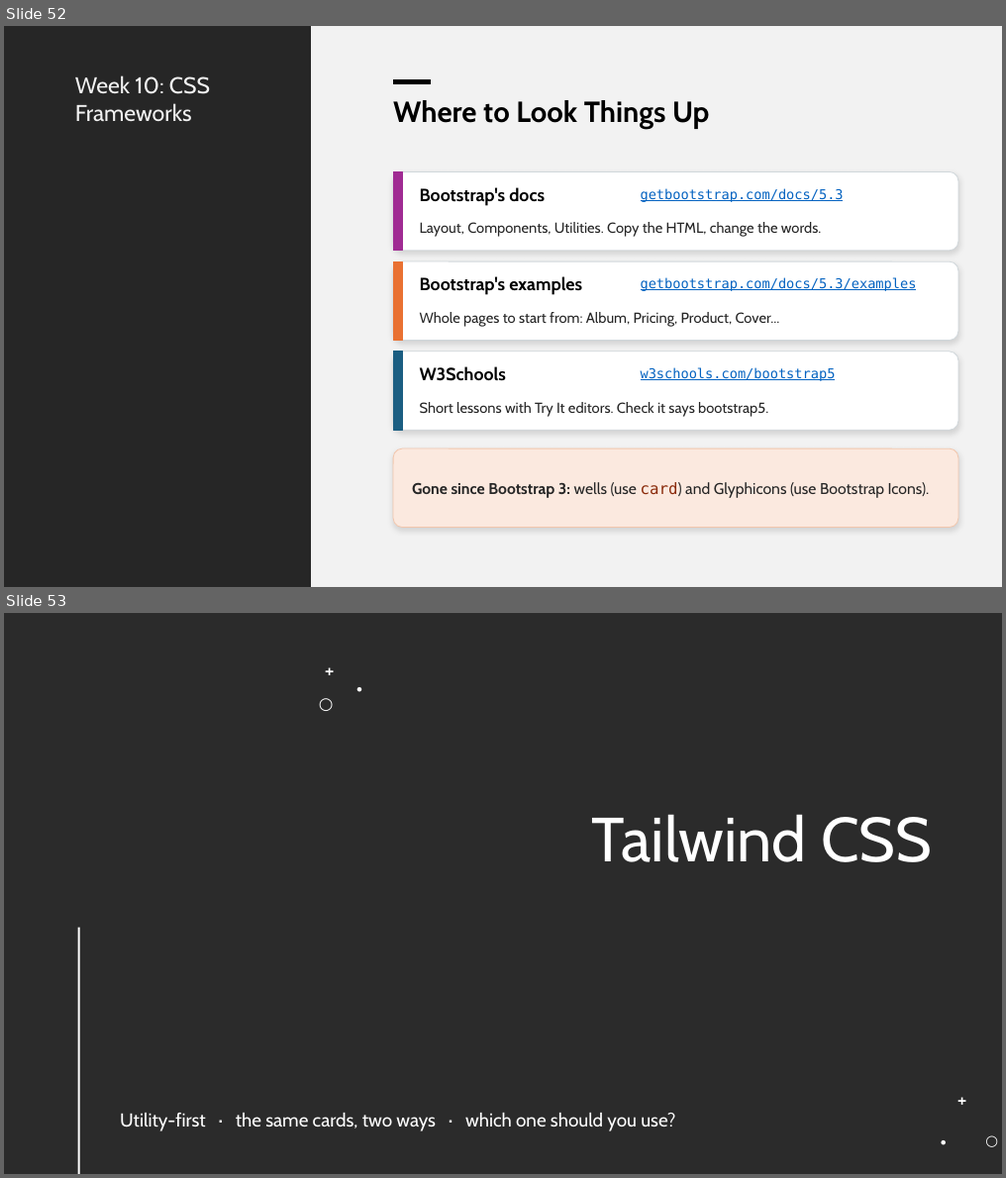
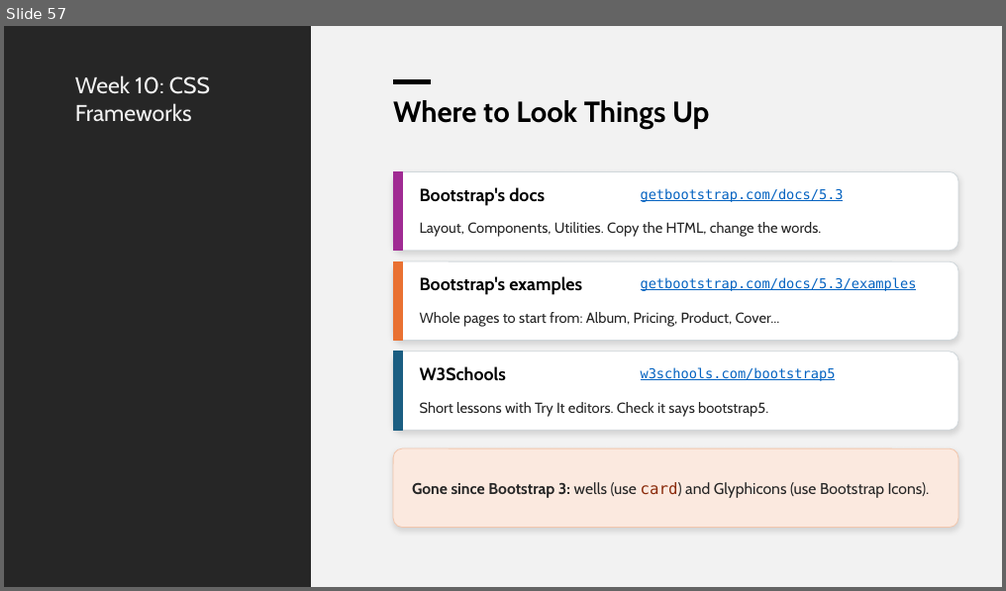
Before and after one commit to x97gfq/WEBD1000_Fall2026, a slide deck: 10_CSS_Frameworks/CSS_Frameworks_Bootstrap.pptx. Shown one above the other, each under a label of ours: slides 52 and 53 before the commit, slide 57 after it. The pictures are 1006x1178 and 1006x591 pixels, drawn with LibreOffice and Linux fonts; fonts in the diff are those of the drawing; background and template pictures are left out; a plain dark background stands for a picture behind light text. Boxes give left, top, right and bottom in pixels: in the first picture for what was removed or moved away, otherwise in the second. Text is boxed around its words. In the diff, an @@ line names an element or a change of style, - is before the commit and + after.

```diff
--- a/10_CSS_Frameworks/CSS_Frameworks_Bootstrap.pptx
+++ b/10_CSS_Frameworks/CSS_Frameworks_Bootstrap.pptx
@@ slide 53 removed at (4, 613, 1002, 1174), background picture (left out) @@
@@ text removed at (315, 655, 345, 684) @@
-+
@@ text removed at (311, 688, 341, 718) @@
-○
@@ text removed at (345, 672, 374, 703) @@
-•
@@ text removed at (592, 814, 932, 862) @@
-Tailwind CSS
@@ line removed from (79, 928) to (79, 1174) @@
@@ text removed at (947, 1084, 977, 1115) @@
-+
@@ text removed at (120, 1113, 675, 1132) @@
-Utility-first · the same cards, two ways · which one should you use?
@@ text removed at (929, 1126, 958, 1156) @@
-•
@@ text removed at (977, 1126, 1002, 1156) @@
-○
@@ what was slide 52 is now slide 57 @@
```
Also in this commit, not shown: 8 slides changed, 8 slides added, 18 other slides removed, 30 other files.
